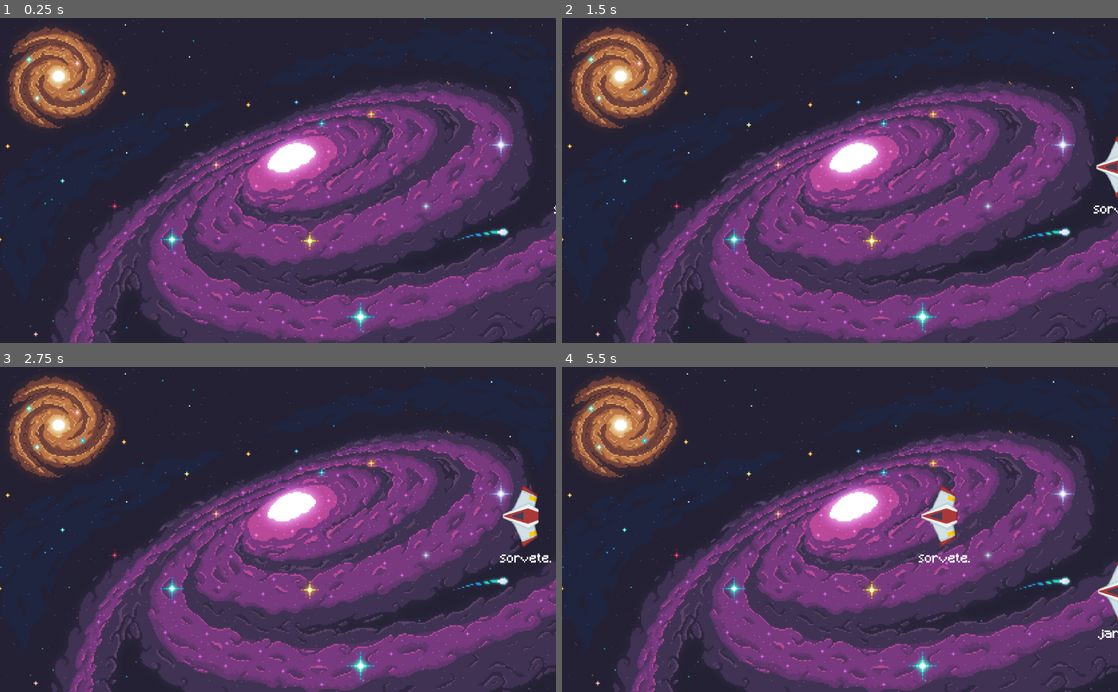
Above: before the commit, frames 1-4 (two rows, left to right).
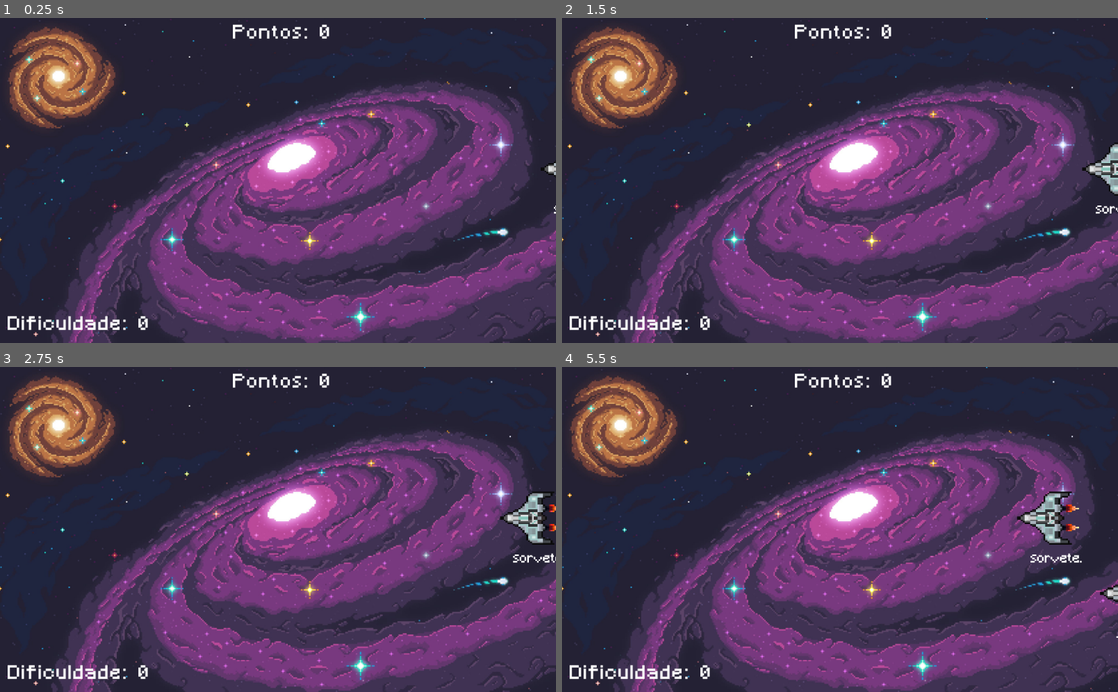
Above: after the commit, the same moments.

Repository: vitordefante/type-galaxy
Game: Godot game, scene res://assets/Main.tscn
The game is run twice, just before and just after one commit, with the same random seed, the same clock (stepped at 60 frames per second) and the same inputs.
Inputs:
- Up to frame 1 (0.25 s): no input
- Up to frame 2 (1.5 s): tap Enter at 0.5 s
- Up to frame 3 (2.75 s): no input
- Up to frame 4 (5.5 s): no input

The runs differ from the first frame. In frame 1, 0.9% of the frame differs, in the area x 1-100%, y 1-97%; in frame 2, 1.3%; in frame 3, 1.9%; in frame 4, 2.9%.

Commit message:
nave alterada e adicionando colisao para sistema de pontos

Diff:
--- a/Enemy.gd
+++ b/Enemy.gd
@@ -1,4 +1,4 @@
-extends Sprite
+extends KinematicBody2D
 
 export (Color) var blue = Color("#4682b4")
 export (Color) var green =  Color("#639765")
@@ -27,7 +27,7 @@
 
 
 func handle_difficulty_increased(new_difficulty: int):
-	var new_speed = speed + (0.125 * new_difficulty)
+	var new_speed = speed + (0.2 * new_difficulty)
 	speed = clamp(new_speed, speed, 3)
 
 
--- a/Enemy.tscn
+++ b/Enemy.tscn
@@ -1,19 +1,20 @@
-[gd_scene load_steps=5 format=2]
+[gd_scene load_steps=6 format=2]
 
 [ext_resource path="res://assets/Minecraft.ttf" type="DynamicFontData" id=1]
-[ext_resource path="res://assets/spaceshooter/Spritesheet/sheet.png" type="Texture" id=2]
+[ext_resource path="res://assets/spaceshooter/Spritesheet/pixel_spaceship.png" type="Texture" id=2]
 [ext_resource path="res://Enemy.gd" type="Script" id=3]
 
 [sub_resource type="DynamicFont" id=1]
 size = 24
 font_data = ExtResource( 1 )
 
-[node name="Enemy" type="Sprite"]
+[sub_resource type="RectangleShape2D" id=2]
+extents = Vector2( 51.3724, 44.1942 )
+
+[node name="Enemy" type="KinematicBody2D"]
+use_parent_material = true
 position = Vector2( 835, 356 )
 scale = Vector2( 0.884956, 1.01333 )
-texture = ExtResource( 2 )
-region_enabled = true
-region_rect = Rect2( 941, 912, 75, 112 )
 script = ExtResource( 3 )
 
 [node name="RichTextLabel" type="RichTextLabel" parent="."]
@@ -28,3 +29,13 @@
 text = "Type This!"
 scroll_active = false
 deselect_on_focus_loss_enabled = false
+
+[node name="Sprite" type="Sprite" parent="."]
+position = Vector2( -6.51245, 3.93408 )
+rotation = -1.5708
+scale = Vector2( 0.168138, 0.244385 )
+texture = ExtResource( 2 )
+
+[node name="CollisionShape2D" type="CollisionShape2D" parent="."]
+position = Vector2( -19.21, 3.94738 )
+shape = SubResource( 2 )
--- a/Main.gd
+++ b/Main.gd
@@ -5,6 +5,9 @@
 onready var enemy_container = $EnemyContainer
 onready var spawn_container = $SpawnContainer
 onready var spawn_timer = $SpawnTimer
+
+onready var difficulty_value = $CanvasLayer/VBoxContainer/BottomRow/HBoxContainer/DifficultyLabel2
+onready var killed_value = $CanvasLayer/VBoxContainer/TopRow2/TopRow/EnemiesKilledValue
 
 
 # detecta naves ativas na cena
@@ -15,6 +18,9 @@
 
 #variavel da dificuldade
 var difficulty: int = 0
+
+#naves matadas
+var enemies_killed: int = 0
 
 #spawna um inimogo antes do timeout de 3 segundos
 func _ready() -> void:
@@ -53,6 +59,8 @@
 					current_letter_index = -1
 					active_enemy.queue_free()
 					active_enemy = null
+					enemies_killed += 1
+					killed_value.text = str(enemies_killed)
 			else:
 				print("Voce digitou errado, letra %s ao invez de %s" % [key_typed, next_character])
 
@@ -78,3 +86,16 @@
 	print("dificuldade aumentada para %d" % difficulty)
 	var new_wait_time = spawn_timer.wait_time - 0.2
 	spawn_timer.wait_time = clamp(new_wait_time, 1, spawn_timer.wait_time)
+	difficulty_value.text = str(difficulty)
+
+
+func _on_LoseArea_body_entered(body):
+	game_over()
+
+func game_over():
+	#
+	start_game()
+
+
+func start_game():
+	pass
--- a/assets/Main.tscn
+++ b/assets/Main.tscn
@@ -1,7 +1,16 @@
-[gd_scene load_steps=3 format=2]
+[gd_scene load_steps=6 format=2]
 
 [ext_resource path="res://Main.gd" type="Script" id=1]
+[ext_resource path="res://assets/Minecraft.ttf" type="DynamicFontData" id=2]
 [ext_resource path="res://assets/spaceshooter/Backgrounds/peakpx.jpg" type="Texture" id=4]
+
+[sub_resource type="DynamicFont" id=1]
+size = 34
+extra_spacing_char = 3
+font_data = ExtResource( 2 )
+
+[sub_resource type="RectangleShape2D" id=2]
+extents = Vector2( 8.5, 311.75 )
 
 [node name="Main" type="Node2D"]
 script = ExtResource( 1 )
@@ -41,7 +50,77 @@
 wait_time = 5.0
 
 [node name="DifficultyTimer" type="Timer" parent="."]
+wait_time = 8.0
 autostart = true
+
+[node name="CanvasLayer" type="CanvasLayer" parent="."]
+
+[node name="VBoxContainer" type="VBoxContainer" parent="CanvasLayer"]
+anchor_right = 1.0
+anchor_bottom = 1.0
+margin_left = 14.0
+margin_top = 12.0
+margin_right = -1.0
+margin_bottom = -15.0
+
+[node name="TopRow2" type="CenterContainer" parent="CanvasLayer/VBoxContainer"]
+margin_right = 1009.0
+margin_bottom = 35.0
+
+[node name="TopRow" type="HBoxContainer" parent="CanvasLayer/VBoxContainer/TopRow2"]
+margin_left = 415.0
+margin_right = 594.0
+margin_bottom = 35.0
+
+[node name="EnemiesKilledLabel" type="Label" parent="CanvasLayer/VBoxContainer/TopRow2/TopRow"]
+margin_right = 156.0
+margin_bottom = 35.0
+custom_colors/font_color = Color( 1, 1, 1, 1 )
+custom_fonts/font = SubResource( 1 )
+text = "Pontos: "
+
+[node name="EnemiesKilledValue" type="Label" parent="CanvasLayer/VBoxContainer/TopRow2/TopRow"]
+margin_left = 160.0
+margin_right = 179.0
+margin_bottom = 35.0
+custom_fonts/font = SubResource( 1 )
+text = "0"
+
+[node name="MiddleRow" type="HBoxContainer" parent="CanvasLayer/VBoxContainer"]
+margin_top = 39.0
+margin_right = 1009.0
+margin_bottom = 534.0
+size_flags_vertical = 3
+
+[node name="BottomRow" type="HBoxContainer" parent="CanvasLayer/VBoxContainer"]
+margin_top = 538.0
+margin_right = 1009.0
+margin_bottom = 573.0
+
+[node name="HBoxContainer" type="HBoxContainer" parent="CanvasLayer/VBoxContainer/BottomRow"]
+margin_right = 260.0
+margin_bottom = 35.0
+
+[node name="DifficultyLabel" type="Label" parent="CanvasLayer/VBoxContainer/BottomRow/HBoxContainer"]
+margin_right = 237.0
+margin_bottom = 35.0
+custom_colors/font_color = Color( 1, 1, 1, 1 )
+custom_fonts/font = SubResource( 1 )
+text = "Dificuldade: "
+
+[node name="DifficultyLabel2" type="Label" parent="CanvasLayer/VBoxContainer/BottomRow/HBoxContainer"]
+margin_left = 241.0
+margin_right = 260.0
+margin_bottom = 35.0
+custom_fonts/font = SubResource( 1 )
+text = "0"
+
+[node name="LoseArea" type="Area2D" parent="."]
+
+[node name="CollisionShape2D" type="CollisionShape2D" parent="LoseArea"]
+position = Vector2( -23, 292.75 )
+shape = SubResource( 2 )
 
 [connection signal="timeout" from="SpawnTimer" to="." method="_on_SpawnTimer_timeout"]
 [connection signal="timeout" from="DifficultyTimer" to="." method="_on_DifficultyTimer_timeout"]
+[connection signal="body_entered" from="LoseArea" to="." method="_on_LoseArea_body_entered"]
